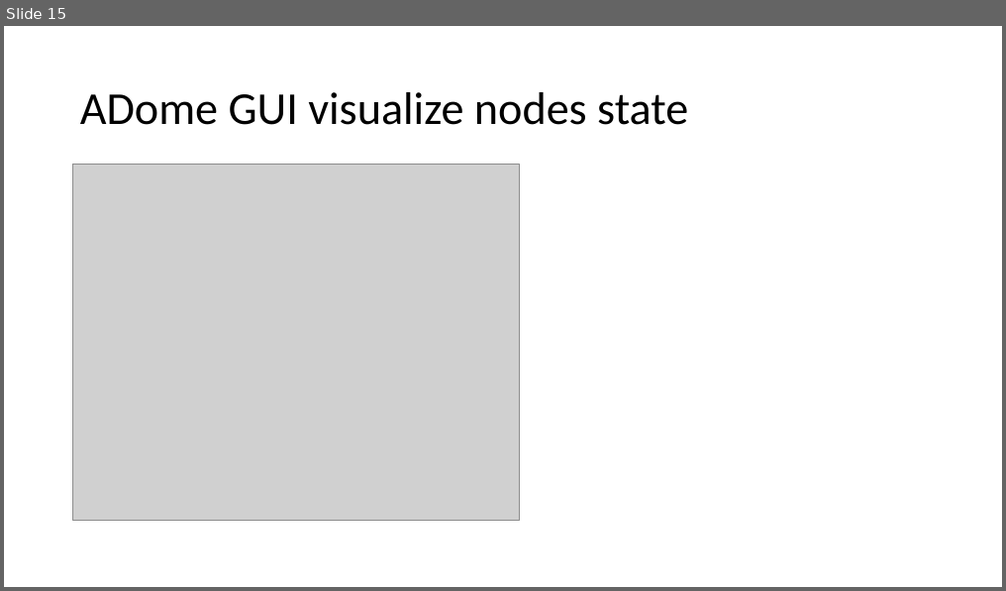
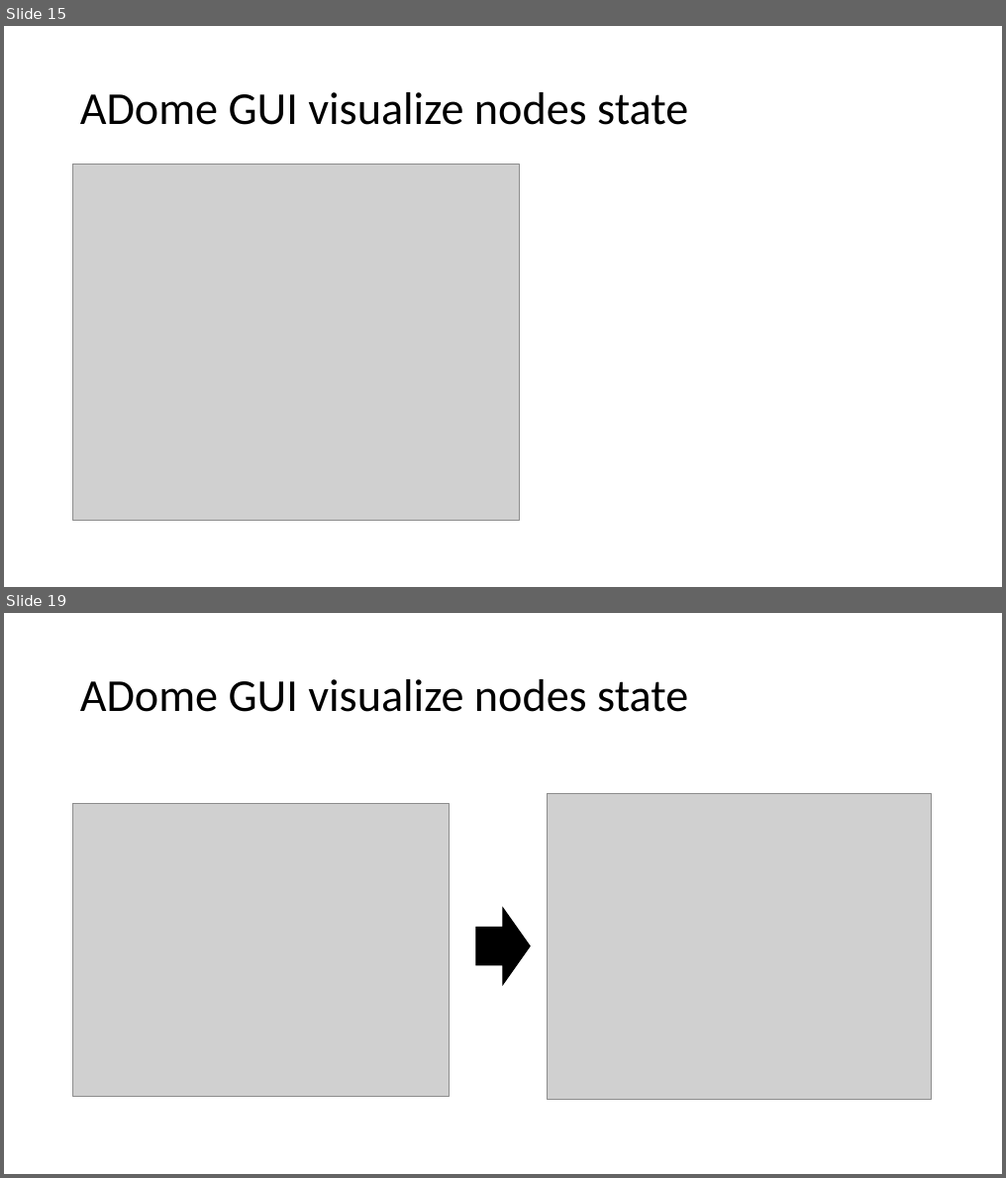
Before and after one commit to ADAALMAN/ADome-GUI, a slide deck: Progression/ADome GUI progression.pptx. Shown one above the other, each under a label of ours: slide 15 before the commit, slides 15 and 19 after it; the slides between them are not shown. The pictures are 1006x591 and 1006x1178 pixels, drawn with LibreOffice and Linux fonts; fonts in the diff are those of the drawing; grey boxes stand for pictures. Boxes give left, top, right and bottom in pixels: in the first picture for what was removed or moved away, otherwise in the second. Text is boxed around its words. In the diff, an @@ line names an element or a change of style, - is before the commit and + after.

```diff
--- a/Progression/ADome GUI progression.pptx
+++ b/Progression/ADome GUI progression.pptx
@@ slide 19 added at <box>4,613,1002,1174</box>, background #FFFFFF @@
@@ title added at <box>80,679,688,712</box>, 44 pt, text #000000 @@
+ADome GUI visualize nodes state
@@ picture added at <box>73,804,449,1097</box> @@
@@ picture added at <box>548,793,932,1099</box> @@
@@ right arrow added at <box>476,908,531,984</box>, fill #000000, outline #000000 1 pt @@
```
Also in this commit, not shown: 1 slide changed, 3 other slides added, 2 slides removed.
